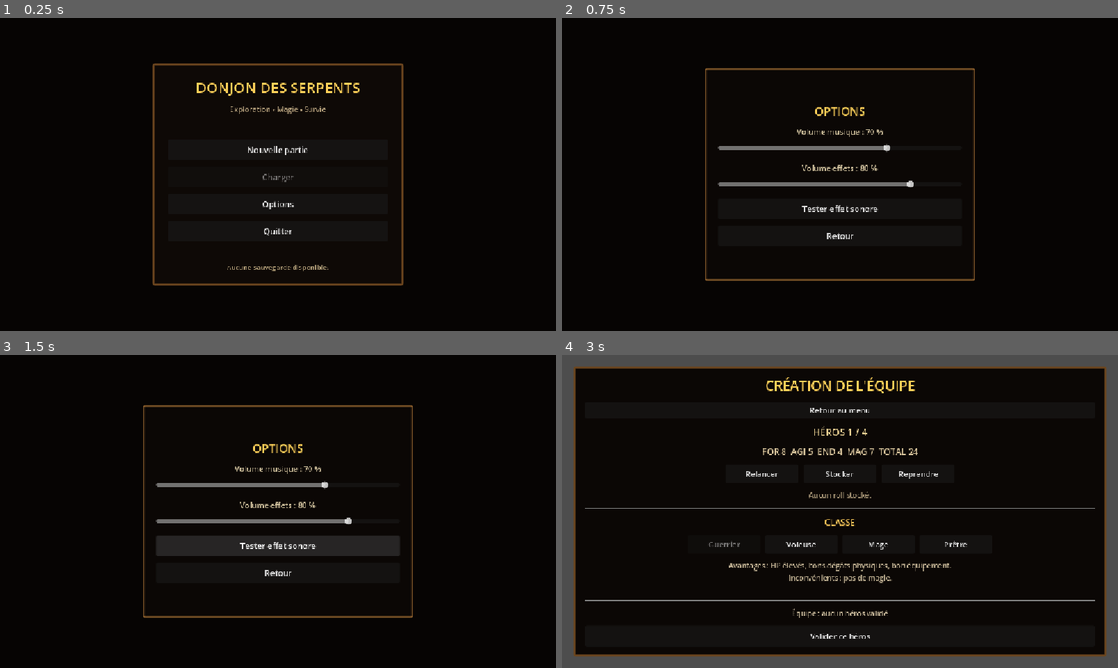
Above: before the commit, frames 1-4 (two rows, left to right).
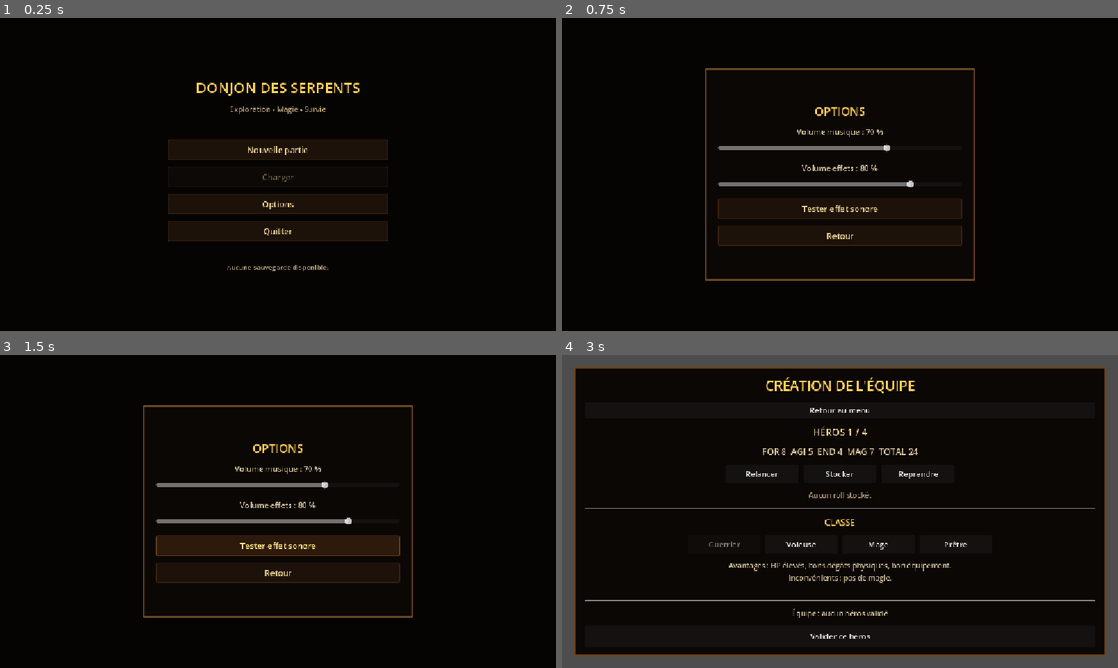
Above: after the commit, the same moments.

Repository: OurosDev/DungeonCrawFirstMiniGame
Game: Godot game, scene res://scenes/MainMenu.tscn
Two runs of this game, one before a commit and one after it. Both use one fixed random seed, a clock stepped at 60 frames per second and the inputs below. Sound files missing from this copy of the repository are replaced by a short silence.
Inputs:
- Up to frame 1 (0.25 s): no input
- Up to frame 2 (0.75 s): click "Options" at 0.5 s
- Up to frame 3 (1.5 s): click "Tester effet sonore" at 1.25 s
- Up to frame 4 (3 s): click "Retour" at 2 s; click "Nouvelle partie" at 2.75 s

The runs differ from the first frame. In frame 1, 1.9% of the frame differs, in the area x 27-73%, y 14-86%; in frame 2, 0.5%; in frame 3, 0.7%; in frame 4, nothing differs.

Commit message:
Add files via upload

Diff:
--- a/scripts/dungeon/DungeonRenderer.gd
+++ b/scripts/dungeon/DungeonRenderer.gd
@@ -4,12 +4,24 @@
 const DungeonThemeDataScript = preload("res://scripts/dungeon/DungeonThemeData.gd")
 
 # ------------------------------------------------------------
-# ORIENTATION DES LIEUX SPÉCIAUX
-# Les modèles temple/boutique sont construits avec leur façade vers +Z.
-# La rotation ci-dessous oriente leur façade vers l'ouest (-X) pour l'étage 1.
-# ------------------------------------------------------------
-
-const SPECIAL_TILE_WEST_FACING_ROTATION_Y: float = -PI * 0.5
+# ORIENTATION DES MODÈLES SPÉCIAUX
+# ------------------------------------------------------------
+# Les modèles lisibles ou interactifs doivent éviter de faire face à un mur.
+#
+# Règle :
+# 1. garder l'orientation naturelle du modèle si elle regarde déjà une case ".";
+# 2. sinon, choisir en priorité une case "." adjacente ;
+# 3. sinon, choisir une case praticable non-mur ;
+# 4. sinon, conserver l'orientation naturelle.
+#
+# Modèles à façade -Z : coffres, stèles de message.
+# Modèles à façade +Z : temple, boutique.
+# ------------------------------------------------------------
+
+const FACING_NORTH: Vector2i = Vector2i(0, -1)
+const FACING_SOUTH: Vector2i = Vector2i(0, 1)
+const FACING_WEST: Vector2i = Vector2i(-1, 0)
+const FACING_EAST: Vector2i = Vector2i(1, 0)
 
 
 # ------------------------------------------------------------
@@ -874,7 +886,7 @@
 		current_theme.floor_y + 0.08,
 		float(cell.y) * cell_size
 	)
-	root.rotation.y = SPECIAL_TILE_WEST_FACING_ROTATION_Y
+	root.rotation.y = get_positive_z_front_special_rotation_y(cell, FACING_WEST)
 	generated_root.add_child(root)
 
 	create_box("TempleBase", Vector3(1.15, 0.18, 1.15), Vector3(0.0, 0.09, 0.0), temple_stone_material, root)
@@ -907,7 +919,7 @@
 		current_theme.floor_y + 0.08,
 		float(cell.y) * cell_size
 	)
-	root.rotation.y = SPECIAL_TILE_WEST_FACING_ROTATION_Y
+	root.rotation.y = get_positive_z_front_special_rotation_y(cell, FACING_WEST)
 	generated_root.add_child(root)
 
 	create_box("ShopCounter", Vector3(1.35, 0.34, 0.55), Vector3(0.0, 0.18, 0.18), shop_wood_material, root)
@@ -939,6 +951,7 @@
 		current_theme.floor_y + 0.08,
 		float(cell.y) * cell_size
 	)
+	root.rotation.y = get_negative_z_front_special_rotation_y(cell, FACING_NORTH)
 	generated_root.add_child(root)
 
 	create_box("ChestBase", Vector3(0.86, 0.36, 0.62), Vector3(0.0, 0.18, 0.0), chest_wood_material, root)
@@ -961,6 +974,7 @@
 		current_theme.floor_y + 0.08,
 		float(cell.y) * cell_size
 	)
+	root.rotation.y = get_negative_z_front_special_rotation_y(cell, FACING_NORTH)
 	generated_root.add_child(root)
 
 	create_box("MessageBase", Vector3(0.65, 0.12, 0.48), Vector3(0.0, 0.06, 0.0), message_stone_material, root)
@@ -1060,15 +1074,94 @@
 
 
 # ------------------------------------------------------------
+# ORIENTATION DES CASES SPÉCIALES
+# ------------------------------------------------------------
+
+func get_negative_z_front_special_rotation_y(cell: Vector2i, natural_direction: Vector2i) -> float:
+	var facing_direction: Vector2i = get_special_tile_facing_direction(cell, natural_direction)
+
+	if facing_direction == FACING_NORTH:
+		return 0.0
+	if facing_direction == FACING_SOUTH:
+		return PI
+	if facing_direction == FACING_WEST:
+		return PI * 0.5
+	if facing_direction == FACING_EAST:
+		return -PI * 0.5
+
+	return 0.0
+
+
+func get_positive_z_front_special_rotation_y(cell: Vector2i, natural_direction: Vector2i) -> float:
+	var facing_direction: Vector2i = get_special_tile_facing_direction(cell, natural_direction)
+
+	if facing_direction == FACING_SOUTH:
+		return 0.0
+	if facing_direction == FACING_NORTH:
+		return PI
+	if facing_direction == FACING_WEST:
+		return -PI * 0.5
+	if facing_direction == FACING_EAST:
+		return PI * 0.5
+
+	return 0.0
+
+
+func get_special_tile_facing_direction(cell: Vector2i, natural_direction: Vector2i) -> Vector2i:
+	# Si l'orientation naturelle regarde déjà un vrai chemin, on la conserve.
+	if get_layout_tile(cell + natural_direction) == ".":
+		return natural_direction
+
+	# Sinon, on cherche d'abord une case "." pour éviter les modèles face aux murs.
+	for direction in get_special_tile_direction_priority():
+		if direction == natural_direction:
+			continue
+		if get_layout_tile(cell + direction) == ".":
+			return direction
+
+	# Si aucun chemin "." n'existe, on accepte une case non-mur :
+	# porte, escalier, case spéciale, etc.
+	if is_non_wall_cell(cell + natural_direction):
+		return natural_direction
+
+	for direction in get_special_tile_direction_priority():
+		if direction == natural_direction:
+			continue
+		if is_non_wall_cell(cell + direction):
+			return direction
+
+	return natural_direction
+
+
+func get_special_tile_direction_priority() -> Array[Vector2i]:
+	# L'ouest est volontairement prioritaire après l'orientation naturelle :
+	# cela corrige le premier message rencontré et favorise souvent le sens
+	# d'arrivée dans les couloirs actuels.
+	return [
+		FACING_WEST,
+		FACING_SOUTH,
+		FACING_EAST,
+		FACING_NORTH
+	]
+
+
+func is_non_wall_cell(cell: Vector2i) -> bool:
+	return get_layout_tile(cell) != "#"
+
+
+func get_layout_tile(cell: Vector2i) -> String:
+	if cell.y < 0 or cell.y >= current_layout.size():
+		return "#"
+
+	if cell.x < 0 or cell.x >= current_layout[cell.y].length():
+		return "#"
+
+	return current_layout[cell.y].substr(cell.x, 1)
+
+
+# ------------------------------------------------------------
 # LECTURE DE LA CARTE
 # ------------------------------------------------------------
 
 func is_wall_cell(cell: Vector2i) -> bool:
-	if cell.y < 0 or cell.y >= current_layout.size():
-		return true
-
-	if cell.x < 0 or cell.x >= current_layout[cell.y].length():
-		return true
-
-	var tile: String = current_layout[cell.y].substr(cell.x, 1)
-	return tile == "#"
+	return get_layout_tile(cell) == "#"
--- a/scripts/ui/MainMenu.gd
+++ b/scripts/ui/MainMenu.gd
@@ -3,6 +3,7 @@
 
 const PARTY_CREATION_SCENE_PATH: String = "res://scenes/PartyCreation.tscn"
 const DUNGEON_SCENE_PATH: String = "res://scenes/Dungeon.tscn"
+const UIFrameStyleScript = preload("res://scripts/ui/theme/UIFrameStyle.gd")
 
 var root_panel: Panel = null
 var main_box: VBoxContainer = null
@@ -47,6 +48,9 @@
 		4
 	)
 	root_panel.name = "MainPanel"
+	# Le menu principal n'a plus besoin d'un grand cadre autour du titre :
+	# les boutons texturés suffisent à porter l'identité visuelle.
+	root_panel.add_theme_stylebox_override("panel", StyleBoxEmpty.new())
 	root_panel.anchor_left = 0.5
 	root_panel.anchor_top = 0.5
 	root_panel.anchor_right = 0.5
@@ -291,6 +295,8 @@
 	button.focus_mode = Control.FOCUS_NONE
 	button.add_theme_font_size_override("font_size", 17)
 
+	apply_textured_button_style(button)
+
 	return button
 
 
@@ -315,15 +321,63 @@
 ) -> Panel:
 	var panel: Panel = Panel.new()
 
-	var style: StyleBoxFlat = StyleBoxFlat.new()
-	style.bg_color = background_color
-	style.border_color = border_color
-	style.set_border_width_all(border_width)
-	style.corner_radius_top_left = 3
-	style.corner_radius_top_right = 3
-	style.corner_radius_bottom_left = 3
-	style.corner_radius_bottom_right = 3
-
-	panel.add_theme_stylebox_override("panel", style)
+	panel.theme = UIFrameStyleScript.create_menu_theme()
+	panel.add_theme_stylebox_override(
+		"panel",
+		UIFrameStyleScript.create_panel_style(
+			background_color,
+			border_color,
+			border_width
+		)
+	)
 
 	return panel
+
+
+func apply_textured_button_style(button: Button) -> void:
+	button.add_theme_color_override("font_color", Color(0.90, 0.80, 0.58))
+	button.add_theme_color_override("font_hover_color", Color(1.0, 0.90, 0.55))
+	button.add_theme_color_override("font_pressed_color", Color(1.0, 0.92, 0.48))
+	button.add_theme_color_override("font_focus_color", Color(1.0, 0.90, 0.55))
+	button.add_theme_color_override("font_disabled_color", Color(0.42, 0.36, 0.28))
+
+	button.add_theme_stylebox_override(
+		"normal",
+		UIFrameStyleScript.create_button_style(
+			Color(0.11, 0.07, 0.04, 1.0),
+			Color(0.30, 0.18, 0.08, 1.0),
+			1
+		)
+	)
+	button.add_theme_stylebox_override(
+		"hover",
+		UIFrameStyleScript.create_button_style(
+			Color(0.18, 0.10, 0.05, 1.0),
+			Color(0.55, 0.34, 0.13, 1.0),
+			1
+		)
+	)
+	button.add_theme_stylebox_override(
+		"pressed",
+		UIFrameStyleScript.create_button_style(
+			Color(0.28, 0.16, 0.06, 1.0),
+			Color(0.95, 0.72, 0.28, 1.0),
+			2
+		)
+	)
+	button.add_theme_stylebox_override(
+		"focus",
+		UIFrameStyleScript.create_button_style(
+			Color(0.20, 0.12, 0.05, 1.0),
+			Color(0.86, 0.62, 0.20, 1.0),
+			2
+		)
+	)
+	button.add_theme_stylebox_override(
+		"disabled",
+		UIFrameStyleScript.create_button_style(
+			Color(0.06, 0.04, 0.03, 0.80),
+			Color(0.18, 0.12, 0.06, 1.0),
+			1
+		)
+	)
